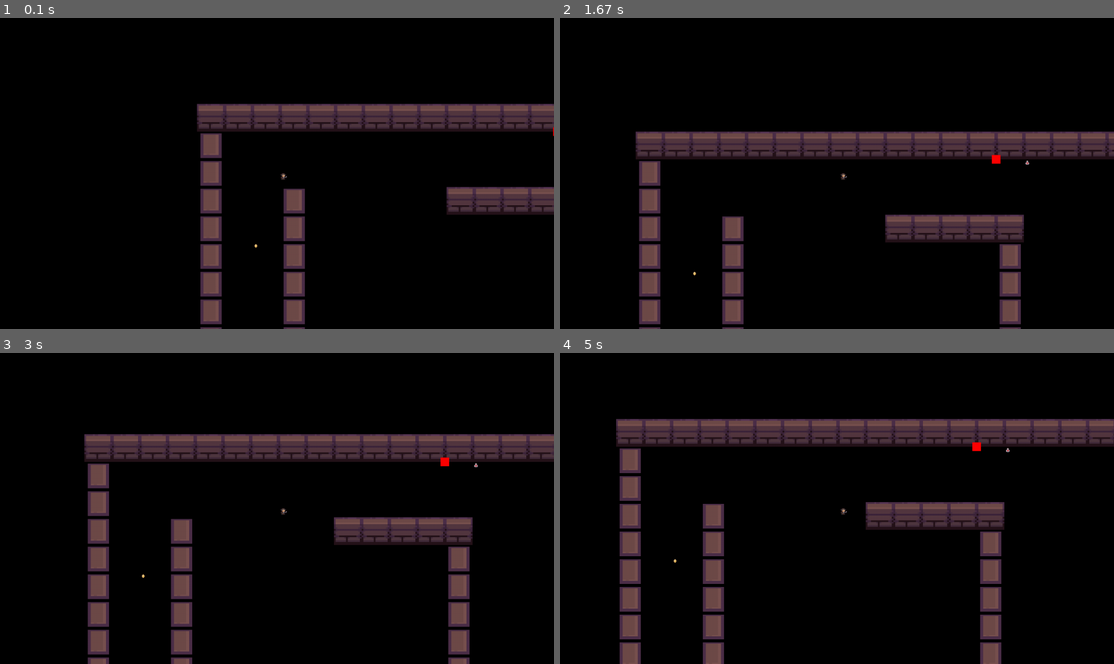
Above: before the commit, frames 1-4 (two rows, left to right).
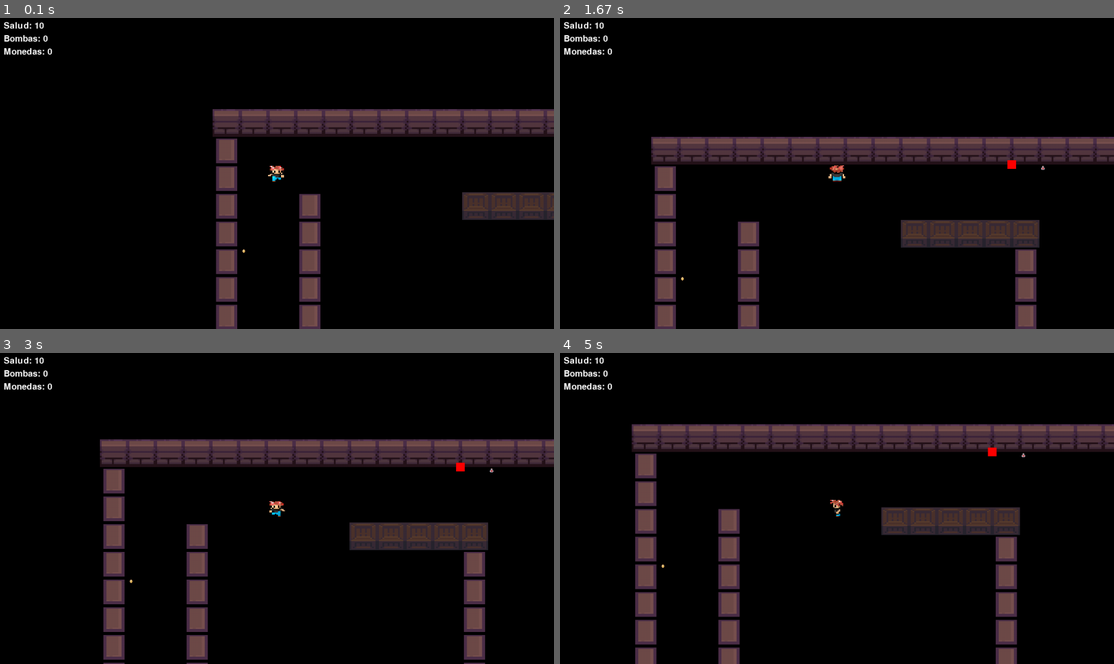
Above: after the commit, the same moments.

Repository: PedroFranchEchaniz/pygame
Game: pygame game, started from game.py
Two runs of this game, one before a commit and one after it. Both use one fixed random seed, a clock stepped at 60 frames per second and the inputs below.
Inputs:
- Up to frame 1 (0.1 s): no input
- Up to frame 2 (1.67 s): hold Space 0.33-0.8 s; hold Right 0.33-0.8 s; hold Right 0.83-1.3 s; hold Up 1.33-1.63 s
- Up to frame 3 (3 s): hold Right 1.67-2.13 s; hold Left 2.17-2.7 s; hold Down from 2.73 s (still down)
- Up to frame 4 (5 s): release Down at 3.03 s; hold Left 3.07-3.47 s; hold Up 3.5-3.87 s; hold Right 3.9-4.53 s; hold Down 4.57-4.93 s; hold Left from 4.97 s (still down)

The runs differ from the first frame. In frame 1, 13% of the frame differs, in the area x 0-100%, y 1-100%; in frame 2, 15%; in frame 3, 17%; in frame 4, 18%.

Commit message:
suit y bomb

Diff:
--- a/bomb.py
+++ b/bomb.py
@@ -12,10 +12,10 @@
         self.rect = self.image.get_rect(center=pos)
 
     def explode(self):
-        for sprite in self.all_sprites:
-            if self.rect.center.distance_to(sprite.rect.center) <= self.explosion_radius:
-                if isinstance(sprite, Tile):
-                    sprite.destroy()
-                elif isinstance(sprite, Bomb) and sprite != self:
-                    sprite.explode()
+        print("Exploding bomb at:", self.rect.center)
+        for sprite in self.obstacles_sprites:
+            if isinstance(sprite, Tile) and sprite.destructible:
+                distance = self.rect.center.distance_to(sprite.rect.center)
+                if distance <= self.explosion_radius:
+                    sprite.destroy()  # Esto debería llamarse
         self.kill()
--- a/game.py
+++ b/game.py
@@ -13,7 +13,7 @@
         self.level = Level()
 
     def run (self):
-         while True:
+        while True:
             for event in pygame.event.get():
                 if event.type == pygame.QUIT:
                     pygame.quit()
--- a/level.py
+++ b/level.py
@@ -28,6 +28,21 @@
         self.place_objects()
         self.player_won = False
 
+    def draw_ui(self):
+        font = pygame.font.Font(None, 30)  # Crea una fuente
+
+        # Dibujar la salud
+        health_text = font.render(f"Salud: {self.player.health}", True, (255, 255, 255))
+        self.display_surface.blit(health_text, (10, 10))
+
+        # Dibujar las bombas
+        bombs_text = font.render(f"Bombas: {self.player.bombs}", True, (255, 255, 255))
+        self.display_surface.blit(bombs_text, (10, 40))
+
+        # Dibujar las monedas
+        coins_text = font.render(f"Monedas: {self.player.coins}", True, (255, 255, 255))
+        self.display_surface.blit(coins_text, (10, 70))
+
 
     def read_map_and_objects(self, filename):
         with open(filename, 'r') as file:
@@ -51,11 +66,13 @@
                 x = col_index * TILESIZE
                 y = row_index * TILESIZE
                 if col == 'x':
-                    Tile((x, y), [self.visible_sprites, self.obstacles_sprites], 'wall_y', self.obstacles_sprites)
+                    Tile((x, y), [self.visible_sprites, self.obstacles_sprites], 'wall_y', self.obstacles_sprites, destructible= False)
                 elif col == 'y':
-                    Tile((x, y), [self.visible_sprites, self.obstacles_sprites], 'wall_x', self.obstacles_sprites)
+                    Tile((x, y), [self.visible_sprites, self.obstacles_sprites], 'wall_x', self.obstacles_sprites, destructible= False)
+                elif col == 'z':  # Paredes destructibles
+                    Tile((x, y), [self.visible_sprites, self.obstacles_sprites], 'wall_breakable', self.obstacles_sprites, destructible=True)
                 elif col == 'w':
-                    Tile((x, y), [self.visible_sprites, self.obstacles_sprites], 'magma', self.obstacles_sprites)
+                    Tile((x, y), [self.visible_sprites, self.obstacles_sprites], 'magma', self.obstacles_sprites, destructible=False)
                 elif col == 'p':
                     self.player = Player((x, y), [self.visible_sprites], self.obstacles_sprites,
                                          self.collectible_sprites, self)
@@ -94,9 +111,11 @@
     def run(self):
         self.visible_sprites.curstom_draw(self.player)
         self.visible_sprites.update()
+        self.draw_ui()  # Llamar a la función para dibujar la UI
         self.check_win()
         if self.player_won:
             self.display_victory_message()
+
     def check_win(self):
         if self.player.coins == self.total_coins:
             self.player_won = True
--- a/map/map.txt
+++ b/map/map.txt
@@ -3,7 +3,7 @@
 xxxxxxxxxxxxxxxxxxxx
 y                  y
 y p                y
-y  y     xxxxx     y
+y  y     zzzzz     y
 y  y         y     y
 y  y         y     y
 y  y         y     y
@@ -13,7 +13,7 @@
 y  y         y     y
 y  y         xxx   y
 y                  y
-y                  y
+y      zzzzz       y
 y        wwww      y
 y  wwww   wwwww    y
 y      wwwww       y
--- a/player_prove.py
+++ b/player_prove.py
@@ -1,9 +1,10 @@
 import pygame
-from setings import *
+from setings import *  # Asegúrate de que este archivo exista y esté correctamente configurado
 from coin import Coin
 from potion import Potion
 from bomb import Bomb
 from suit import Suit
+
 
 class Player(pygame.sprite.Sprite):
     def __init__(self, pos, groups, obstacles_sprites, collectible_sprites, level):
@@ -11,9 +12,8 @@
         self.image = pygame.image.load('assets/character.png').convert_alpha()
         self.rect = self.image.get_rect(topleft=pos)
         self.health = 10
-        self.direction = pygame.math.Vector2()
+        self.direction = pygame.math.Vector2(0, 0)
         self.speed = 5
-        self.last_magma = None
         self.obstacles_sprites = obstacles_sprites
         self.collectible_sprites = collectible_sprites
         self.level = level
@@ -21,21 +21,69 @@
         self.bombs = 0
         self.has_suit = False
         self.starting_pos = pos
+        self.space_pressed = False
 
+        # Atributos para controlar la animación
+        self.anim_index = 0
+        self.anim_speed = 0.1  # Cuán rápido debe cambiar la animación
+        self.last_update = pygame.time.get_ticks()
+        self.anim_direction = 'down'
+        self.load_animations()
+
+    def load_animations(self):
+        new_size = (40, 40)
+        self.animations = {
+            'down': [
+                pygame.transform.scale(pygame.image.load(f'assets/character_down_{i}.png').convert_alpha(), new_size)
+                for i in range(4)],
+            'up': [pygame.transform.scale(pygame.image.load(f'assets/character_up_{i}.png').convert_alpha(), new_size)
+                   for i in range(4)],
+            'left': [
+                pygame.transform.scale(pygame.image.load(f'assets/character_left_{i}.png').convert_alpha(), new_size)
+                for i in range(4)],
+            'right': [
+                pygame.transform.scale(pygame.image.load(f'assets/character_right_{i}.png').convert_alpha(), new_size)
+                for i in range(4)],
+        }
+        self.anim_direction = 'down'
+        self.anim_index = 0
+        self.image = self.animations[self.anim_direction][self.anim_index]
+        self.rect = self.image.get_rect(topleft=self.rect.topleft)
     def input(self):
         keys = pygame.key.get_pressed()
         self.direction.x = keys[pygame.K_RIGHT] - keys[pygame.K_LEFT]
         self.direction.y = keys[pygame.K_DOWN] - keys[pygame.K_UP]
+
+        if self.direction.x > 0:
+            self.anim_direction = 'right'
+        elif self.direction.x < 0:
+            self.anim_direction = 'left'
+        if self.direction.y > 0:
+            self.anim_direction = 'down'
+        elif self.direction.y < 0:
+            self.anim_direction = 'up'
+
         if keys[pygame.K_SPACE]:
-            self.use_bomb()
+            if not self.space_pressed:  # Si la tecla de espacio no fue presionada en el último cuadro
+                self.use_bomb()  # Usa una bomba
+                self.space_pressed = True  # Actualiza el estado para indicar que la tecla de espacio está siendo presionada
+        else:
+            self.space_pressed = False
+
+    def update_animation(self):
+        now = pygame.time.get_ticks()
+        if now - self.last_update > 1000 * self.anim_speed:
+            self.last_update = now
+            self.anim_index = (self.anim_index + 1) % len(self.animations[self.anim_direction])
+            self.image = self.animations[self.anim_direction][self.anim_index]
 
     def move(self, speed):
         if self.direction.magnitude() != 0:
-            self.direction = self.direction.normalize() * speed
-        self.rect.x += self.direction.x
-        self.collision('horizontal')
-        self.rect.y += self.direction.y
-        self.collision('vertical')
+            self.direction = self.direction.normalize()
+            self.rect.x += self.direction.x * speed
+            self.collision('horizontal')
+            self.rect.y += self.direction.y * speed
+            self.collision('vertical')
 
     def collision(self, direction):
         if direction == 'horizontal':
@@ -51,7 +99,6 @@
         if direction == 'vertical':
             for sprite in self.obstacles_sprites:
                 if sprite.rect.colliderect(self.rect):
-                    # Y también cambia sprite.type por sprite.tile_type aquí
                     if sprite.tile_type != 'magma':
                         if self.direction.y > 0:
                             self.rect.bottom = sprite.rect.top
@@ -64,13 +111,12 @@
     def check_magma_collision(self):
         current_magma = None
         for sprite in self.obstacles_sprites:
-            # Aquí cambiamos `sprite.type` por `sprite.tile_type`
             if sprite.tile_type == 'magma' and self.rect.colliderect(sprite.rect):
                 current_magma = sprite
                 break
 
         if current_magma and current_magma != self.last_magma:
-            if not self.has_suit:  # Solo aplicar daño si el jugador no tiene el traje
+            if not self.has_suit:
                 self.health -= 2
                 print(self.health)
         self.last_magma = current_magma
@@ -109,11 +155,10 @@
                                         TILESIZE * 3, TILESIZE * 3)
 
             for tile in self.level.obstacles_sprites:
-                if adjacent_area.colliderect(tile.rect):
+                if adjacent_area.colliderect(tile.rect) and tile.destructible:
                     print("Tile adyacente encontrado:", tile.rect.topleft, "de tipo:", tile.tile_type)
-                    if tile.tile_type in ['wall_x', 'wall_y']:
-                        print("Destruyendo tile:", tile.rect.topleft, "de tipo:", tile.tile_type)
-                        tile.destroy()
+                    print("Destruyendo tile:", tile.rect.topleft, "de tipo:", tile.tile_type)
+                    tile.destroy()
 
     def check_suit_collision(self):
         for suit in self.get_colliding_sprites(Suit, self.collectible_sprites):
@@ -137,6 +182,8 @@
 
     def update(self):
         self.input()
+        if self.direction.magnitude() != 0:  # Si hay movimiento, actualiza la animación
+            self.update_animation()
         self.move(self.speed)
         self.check_magma_collision()
         self.check_potion_collision()
--- a/tile.py
+++ b/tile.py
@@ -3,11 +3,13 @@
 
 
 class Tile(pygame.sprite.Sprite):
-    def __init__(self, pos, groups, tile_type, obstacles_sprites):
+    def __init__(self, pos, groups, tile_type, obstacles_sprites,destructible):
         super().__init__(groups)
         self.tile_type = tile_type
         self.obstacles_sprites = obstacles_sprites
         self.load_image(tile_type)
+        self.destructible = destructible  # Añade esta línea
+
         self.rect = self.image.get_rect(topleft=pos)
 
     def load_image(self, tile_type):
@@ -17,6 +19,9 @@
             image_path = 'assets/bricky.png'
         elif tile_type == 'magma':
             image_path = 'assets/magma.png'
+        elif tile_type == 'wall_breakable':
+            image_path = 'assets/box.png'
+
         else:
             image_path = None
 
@@ -28,6 +33,6 @@
             self.image.fill((0, 0, 0, 0))  # Rellenar con transparente para tipos desconocidos
 
     def destroy(self):
-        if self in self.obstacles_sprites:
-            self.obstacles_sprites.remove(self)
-            self.kill()
+        if self.destructible:
+            print(f"Destroying tile at {self.rect.topleft}")
+            self.kill()  #
Binary file added: assets/box.png
Binary file added: assets/character_down_0.png
Binary file added: assets/character_down_1.png
Binary file added: assets/character_down_2.png
Binary file added: assets/character_down_3.png
Binary file added: assets/character_left_0.png
Binary file added: assets/character_left_1.png
Binary file added: assets/character_left_2.png
Binary file added: assets/character_left_3.png
Binary file added: assets/character_right_0.png
Binary file added: assets/character_right_1.png
Binary file added: assets/character_right_2.png
(and 5 more such lines)
